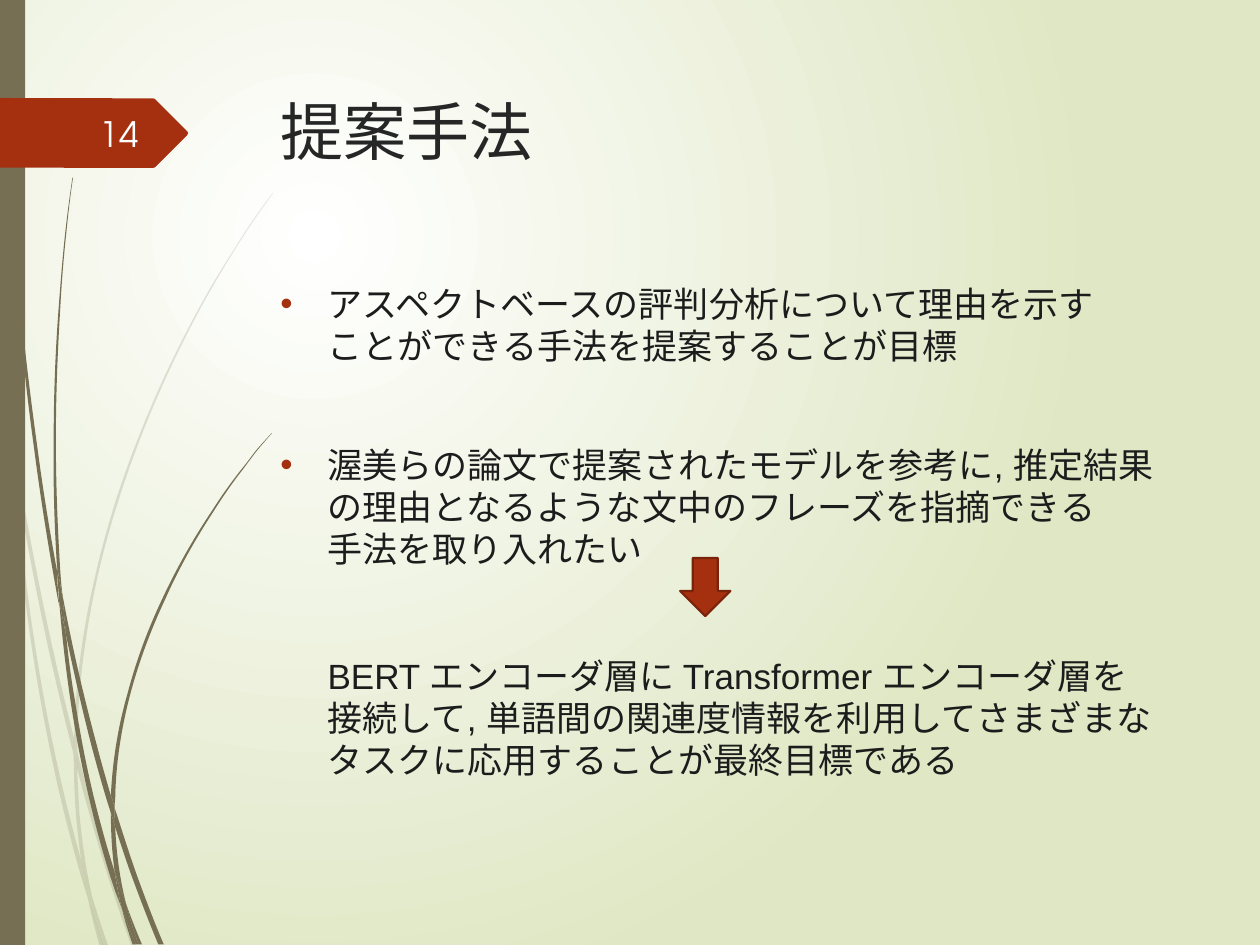
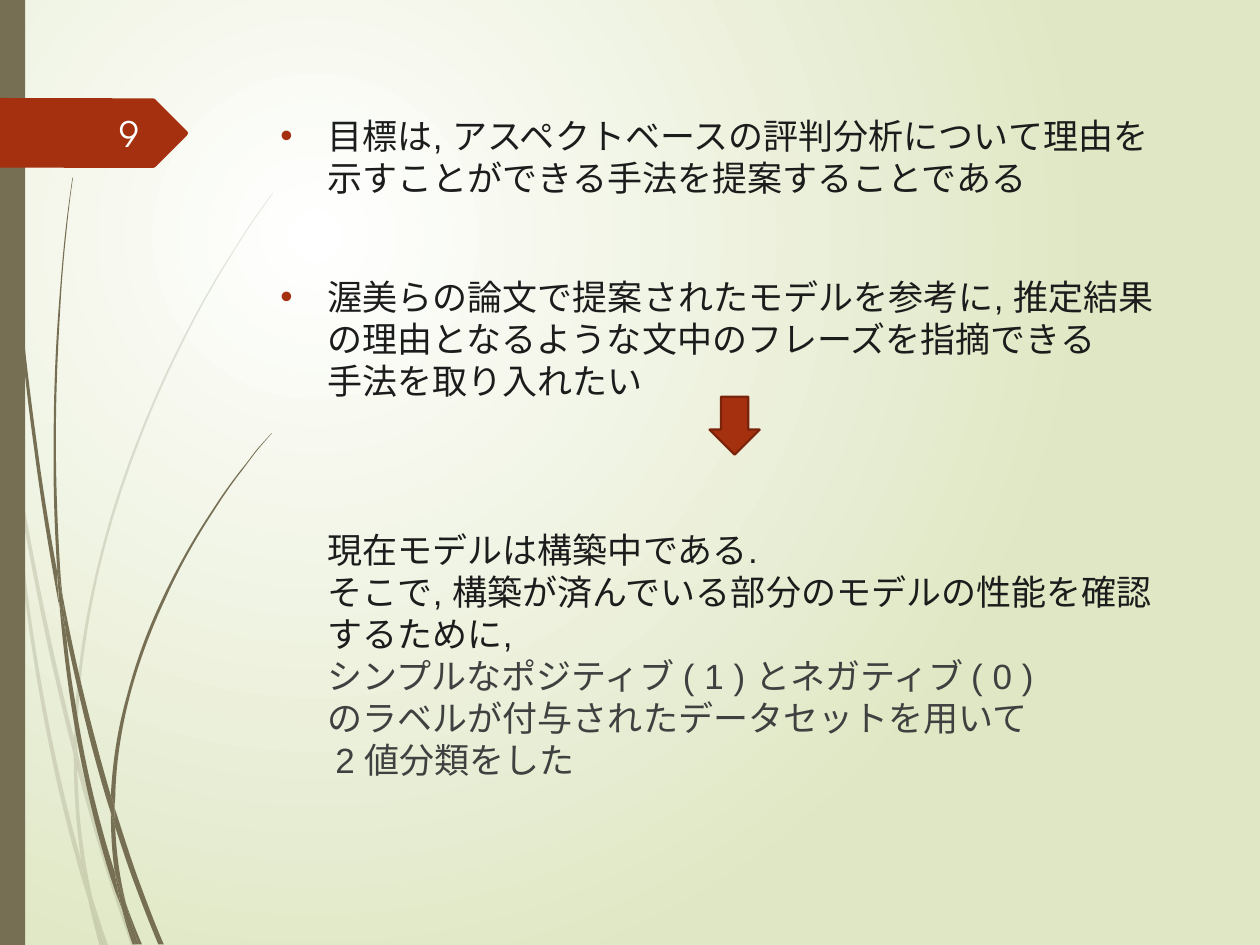
Before and after one commit to yuuki-kusumoto/kusumoto, a slide deck: slide 9 of 2021_prsn_2nd/後期研究発表会.pptx (slide 14 before the commit). Drawn at 1260x945 pixels with LibreOffice and Linux fonts; fonts in the diff are those of the drawing. Boxes give left, top, right and bottom in pixels: in the first picture for what was removed or moved away, otherwise in the second. Text is boxed around its words. In the diff, an @@ line names an element or a change of style, - is before the commit and + after.

```diff
--- a/2021_prsn_2nd/後期研究発表会.pptx
+++ b/2021_prsn_2nd/後期研究発表会.pptx
@@ title removed at (281, 102, 533, 160) @@
-提案手法
@@ text at (328, 119, 1153, 776): text changed @@
-• アスペクトベースの評判分析について理由を示す
-  ことができる手法を提案することが目標
-• 渥美らの論文で提案されたモデルを参考に, 推定結果の理由となるような文中のフレーズを指摘できる
-  手法を取り入れたい
-  BERT エンコーダ層に Transformer エンコーダ層を
-  接続して, 単語間の関連度情報を利用してさまざまな
-  タスクに応用することが最終目標である
+• 目標は, アスペクトベースの評判分析について理由を示すことができる手法を提案することである
+• 渥美らの論文で提案されたモデルを参考に, 推定結果の理由となるような文中のフレーズを指摘できる
+  手法を取り入れたい
+  現在モデルは構築中である.
+  そこで, 構築が済んでいる部分のモデルの性能を確認するために,
+  シンプルなポジティブ ( 1 ) とネガティブ ( 0 )
+  のラベルが付与されたデータセットを用いて
+  2 値分類をした
@@ page number at (119, 120, 138, 147): text changed @@
-14
+9
@@ down arrow: place and size @@
-down arrow at (680, 558, 731, 616)
+down arrow at (709, 397, 760, 455)
@@ down arrow at (709, 397, 760, 455): proportions changed @@
```
Also in this commit, not shown: 28 other slides changed, 2 slides added, 1 slide removed, 1 other file.
